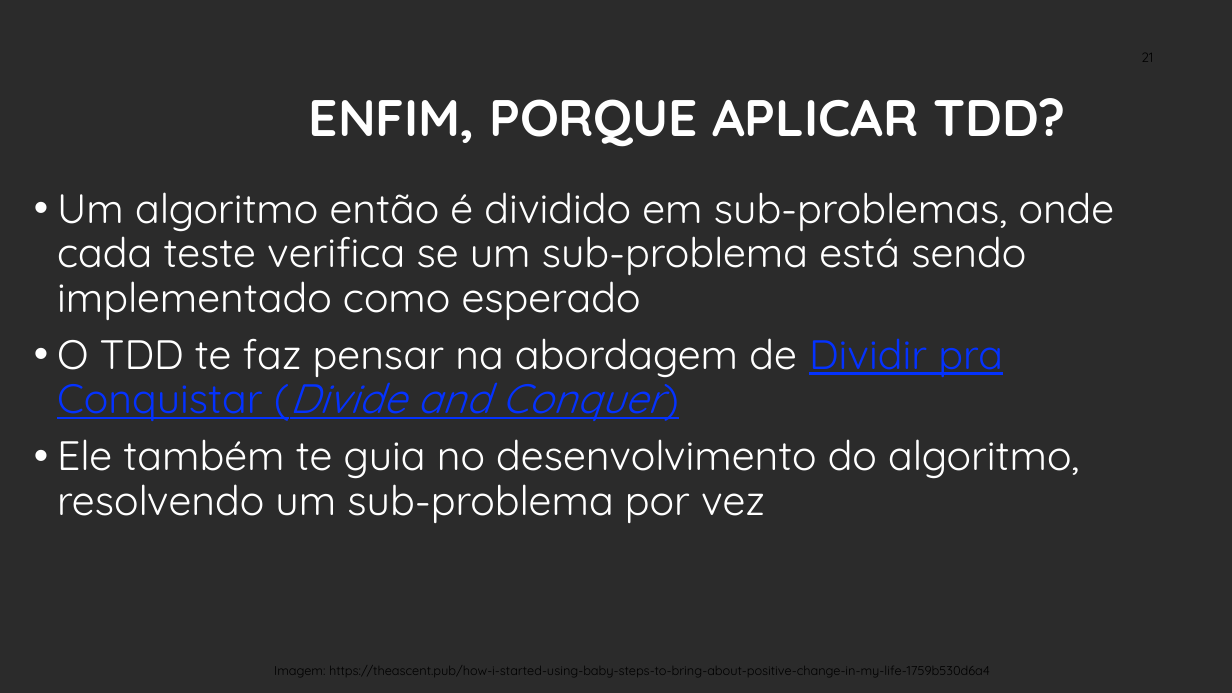
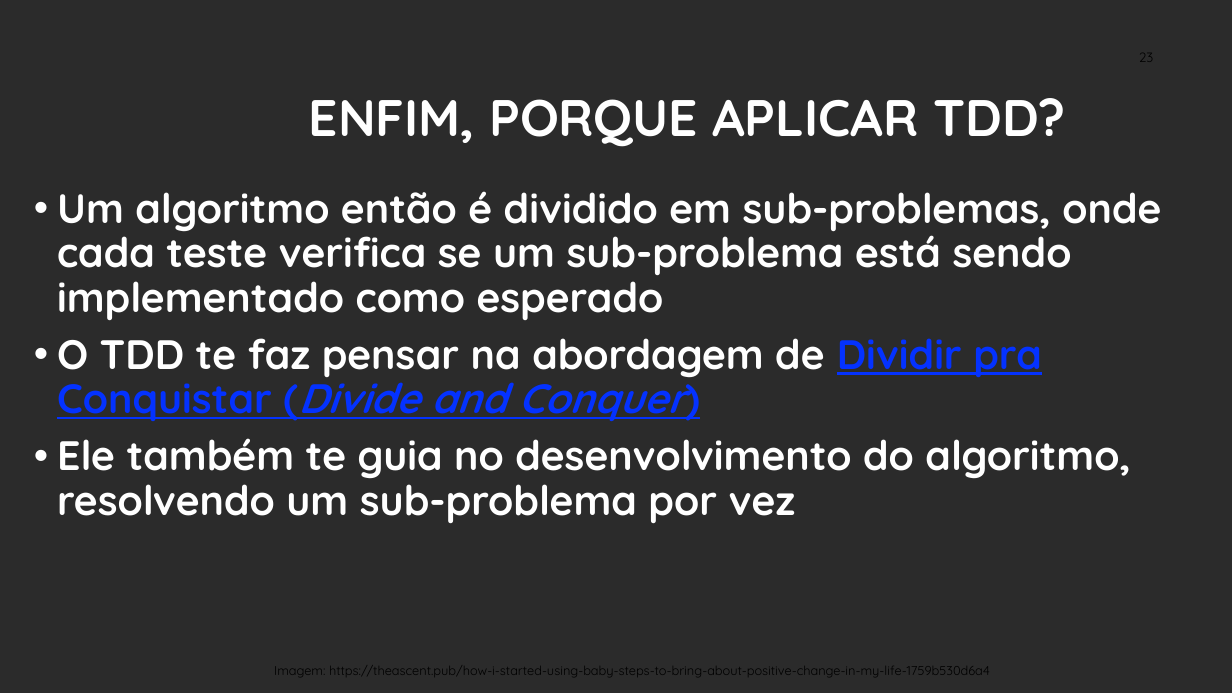
Before and after one commit to iftopalmas/testes-de-software, a slide deck: slide 23 of projects/01-introducao-tdd/tdd.pptx (slide 21 before the commit). Drawn at 1232x693 pixels with LibreOffice and Linux fonts; fonts in the diff are those of the drawing; background and template pictures are left out; a plain dark background stands for a picture behind light text. Boxes give left, top, right and bottom in pixels: in the first picture for what was removed or moved away, otherwise in the second. Text is boxed around its words. In the diff, an @@ line names an element or a change of style, - is before the commit and + after.

```diff
--- a/projects/01-introducao-tdd/tdd.pptx
+++ b/projects/01-introducao-tdd/tdd.pptx
@@ page number at <box>1139,46,1154,66</box>: text changed @@
-21
+23
@@ text "Um algoritmo então é dividido ..." at <box>57,191,1161,523</box>: bold on @@
```
Also in this commit, not shown: 7 other slides changed, 2 slides added, 1 other file.
